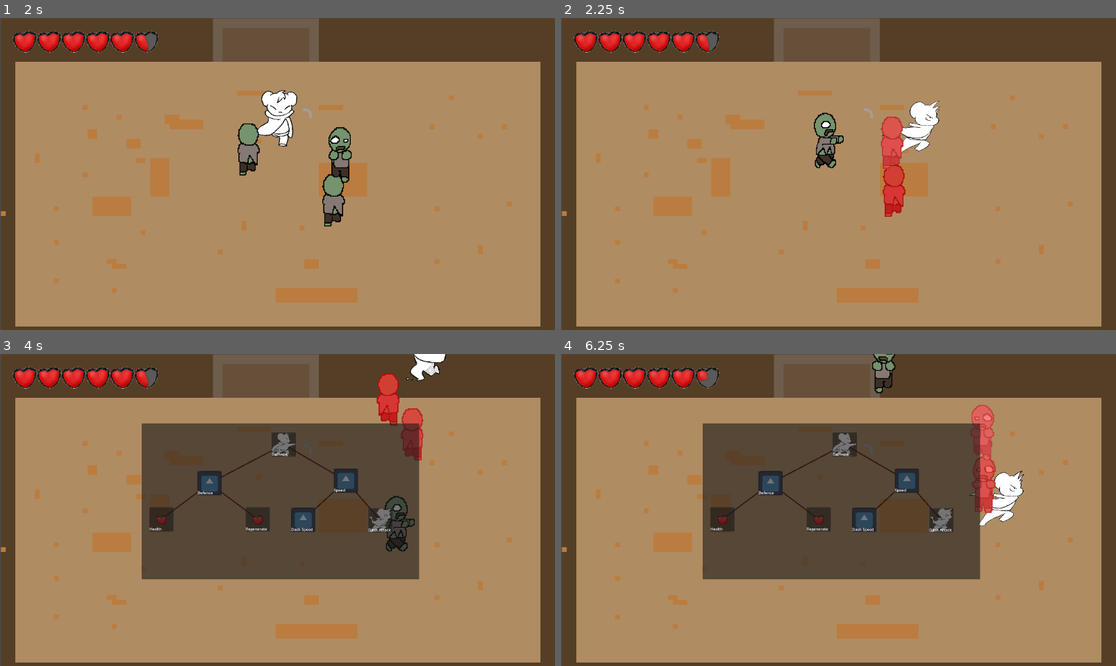
Above: before the commit, frames 1-4 (two rows, left to right).
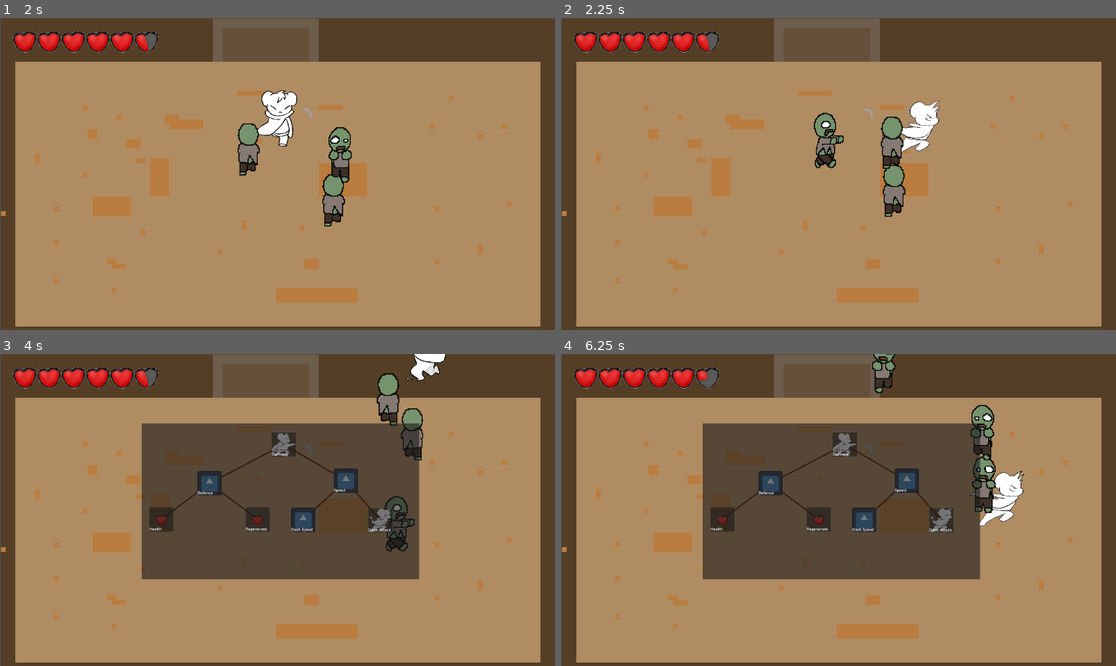
Above: after the commit, the same moments.

Repository: bcorrigall/ratknight
Game: Godot game, scene res://main.tscn
Two runs of this game, one before a commit and one after it. Both use one fixed random seed, a clock stepped at 60 frames per second and the inputs below. The engine's default icon, where the game draws it, is replaced by a stand-in: a white triangle on a blue panel in a dark square.
Inputs (mouse positions are in pixels of both pictures, inside the frame that each line leads up to):
- Up to frame 1 (2 s): move the mouse to (399, 158) at 0.52 s; hold Right (move_right) 0.53-1.28 s; hold J (attack_light) 0.53-1.28 s; move the mouse to (166, 189) at 1.27 s; hold S (move_down) from 1.28 s (still down); tap K (attack_spin) at 1.35 s
- Up to frame 2 (2.25 s): move the mouse to (894, 105) at 2.02 s; release S (move_down) at 2.03 s; hold Right (move_right) from 2.03 s (still down); hold Shift (dash) from 2.03 s (still down)
- Up to frame 3 (4 s): move the mouse to (249, 572) at 2.77 s; release Right (move_right) at 2.78 s; release Shift (dash) at 2.78 s; hold Up (move_up) 2.78-3.53 s; click (249, 572) at 2.85 s; move the mouse to (444, 556) at 3.52 s; hold A (move_left) from 3.53 s (still down); hold L (level) from 3.53 s (still down)
- Up to frame 4 (6.25 s): move the mouse to (672, 463) at 4.27 s; release L (level) at 4.28 s; tap J (attack_light) at 4.35 s; move the mouse to (866, 510) at 5.02 s; release A (move_left) at 5.03 s; hold S (move_down) 5.03-5.78 s; hold K (attack_spin) 5.03-5.78 s; move the mouse to (755, 432) at 5.77 s; hold Right (move_right) from 5.78 s (still down); tap Shift (dash) at 5.85 s

Frame 1 is identical in both runs. In frame 2, 1.1% of the frame differs, in the area x 57-63%, y 31-64%; in frame 3, 1.1%; in frame 4, 1.2%, in the area x 73-79%, y 16-52%.

Commit message:
sword invisible bug

Diff:
--- a/enemy.gd
+++ b/enemy.gd
@@ -88,11 +88,10 @@
 
 
 func _on_hurt_box_area_entered(area):
-	if((area.name.match("Sword") and area.visible) or area.name.match("AttackArea")):
+	if(area.name.match("Sword") and area.get_parent().visible or area.name.match("AttackArea")):
 		get_damage()
 	else:
 		return
-
 
 func get_damage():
 	effects.play("gethurt")
--- a/sword.gd
+++ b/sword.gd
@@ -11,7 +11,7 @@
 
 func _on_body_entered(body):
 	the_rat = get_tree().get_nodes_in_group("player")
-	if(body.get_name().begins_with("Enemy")):
+	if(body.get_name().begins_with("Enemy") and get_parent().visible):
 		print(body.health)
 		body.health = body.health - (damage + the_rat[0].damage_bonus)
 		print(body.health)
